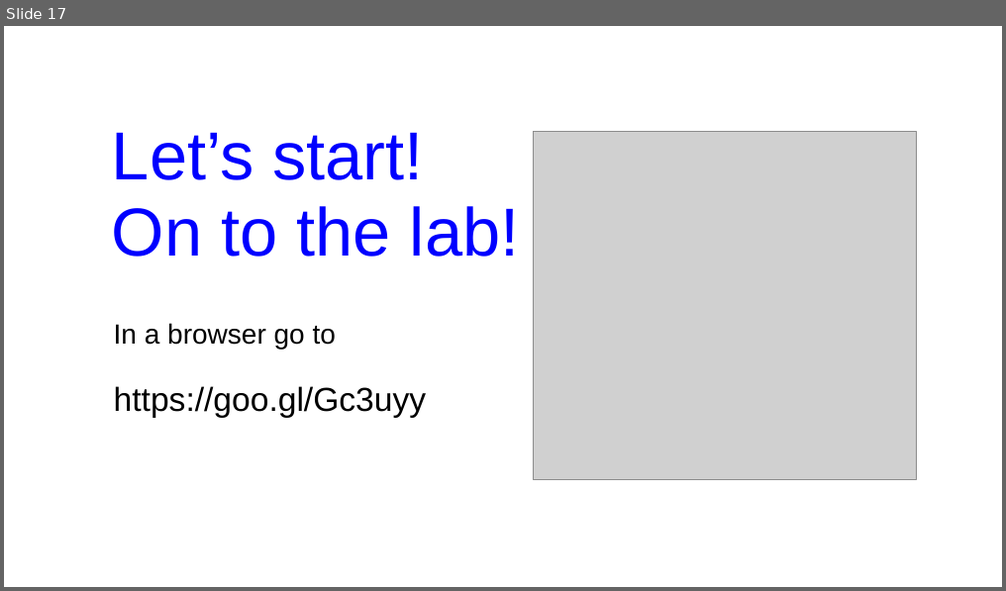
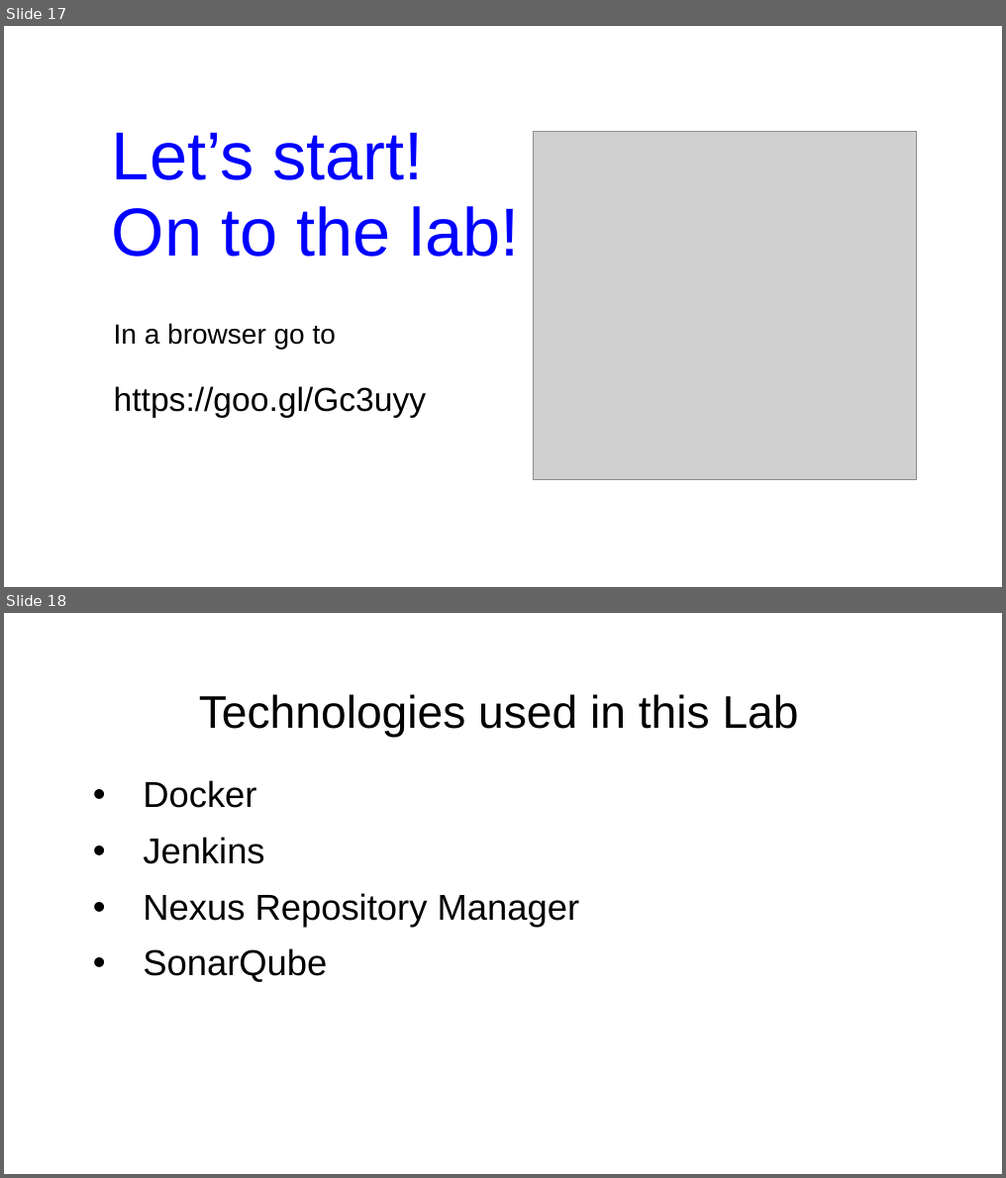
Before and after one commit to boyarsky/OracleCodeOne2018-HOL-Automating-Stack-Groovy, a slide deck: 2018-OracleCodeOne-Authomating Stack.ppt. Shown one above the other, each under a label of ours: slide 17 before the commit, slides 17 and 18 after it. The pictures are 1006x591 and 1006x1178 pixels, drawn with LibreOffice and Linux fonts; fonts in the diff are those of the drawing; grey boxes stand for pictures; background and template pictures are left out. Boxes give left, top, right and bottom in pixels: in the first picture for what was removed or moved away, otherwise in the second. Text is boxed around its words. In the diff, an @@ line names an element or a change of style, - is before the commit and + after.

```diff
--- a/2018-OracleCodeOne-Authomating Stack.ppt
+++ b/2018-OracleCodeOne-Authomating Stack.ppt
@@ slide 18 added at bbox=[4, 613, 1002, 1174], background picture (left out) @@
@@ title added at bbox=[199, 694, 799, 737], 33 pt, text #000000 @@
+Technologies used in this Lab
@@ text added at bbox=[143, 780, 580, 982], 26 pt, text #000000 @@
+• Docker
+• Jenkins
+• Nexus Repository Manager
+• SonarQube
@@ page number added at bbox=[728, 1110, 959, 1148], 22 pt, text #FFFFFF @@
+18
```
Also in this commit, not shown: 4 slides changed, 4 other slides added.
